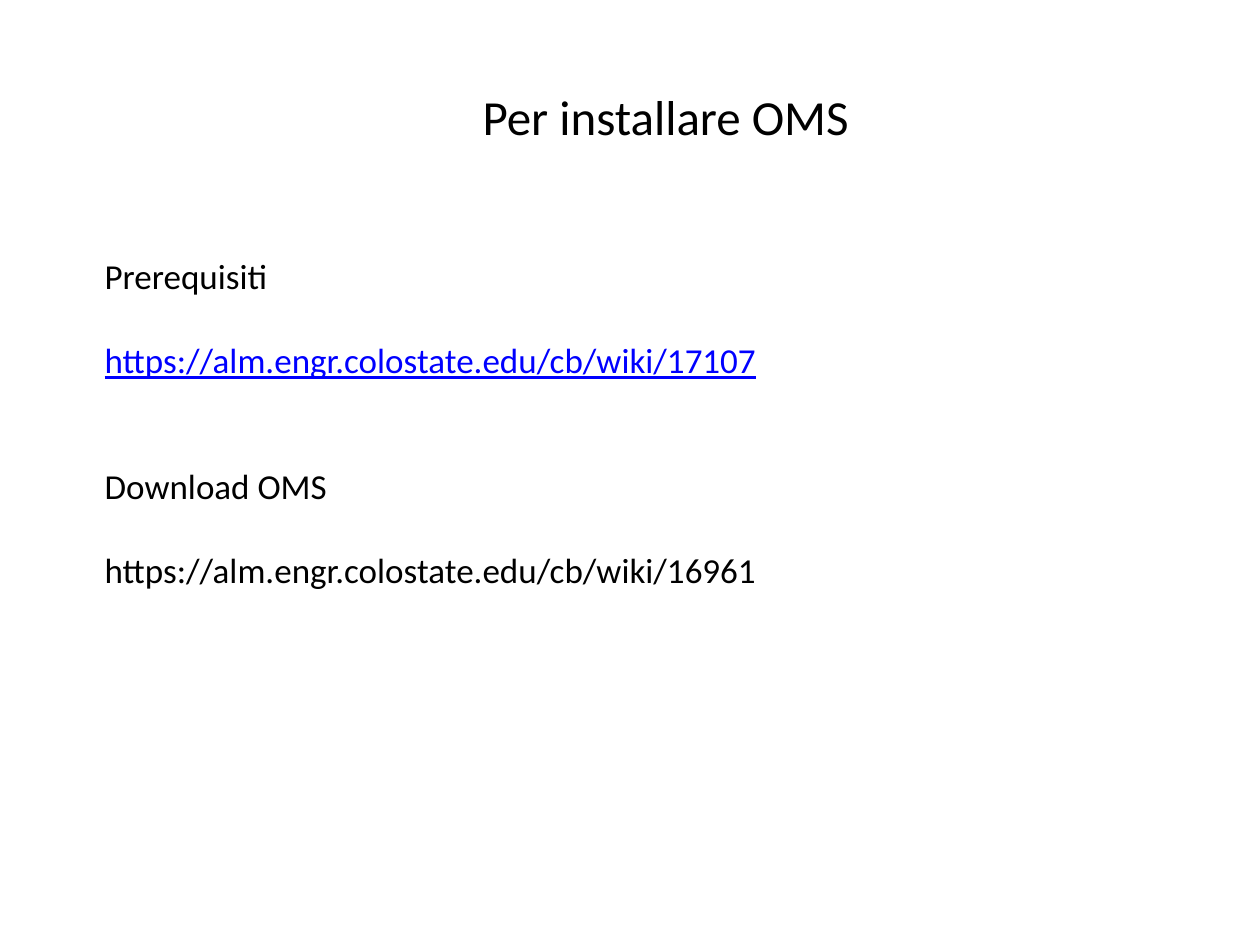
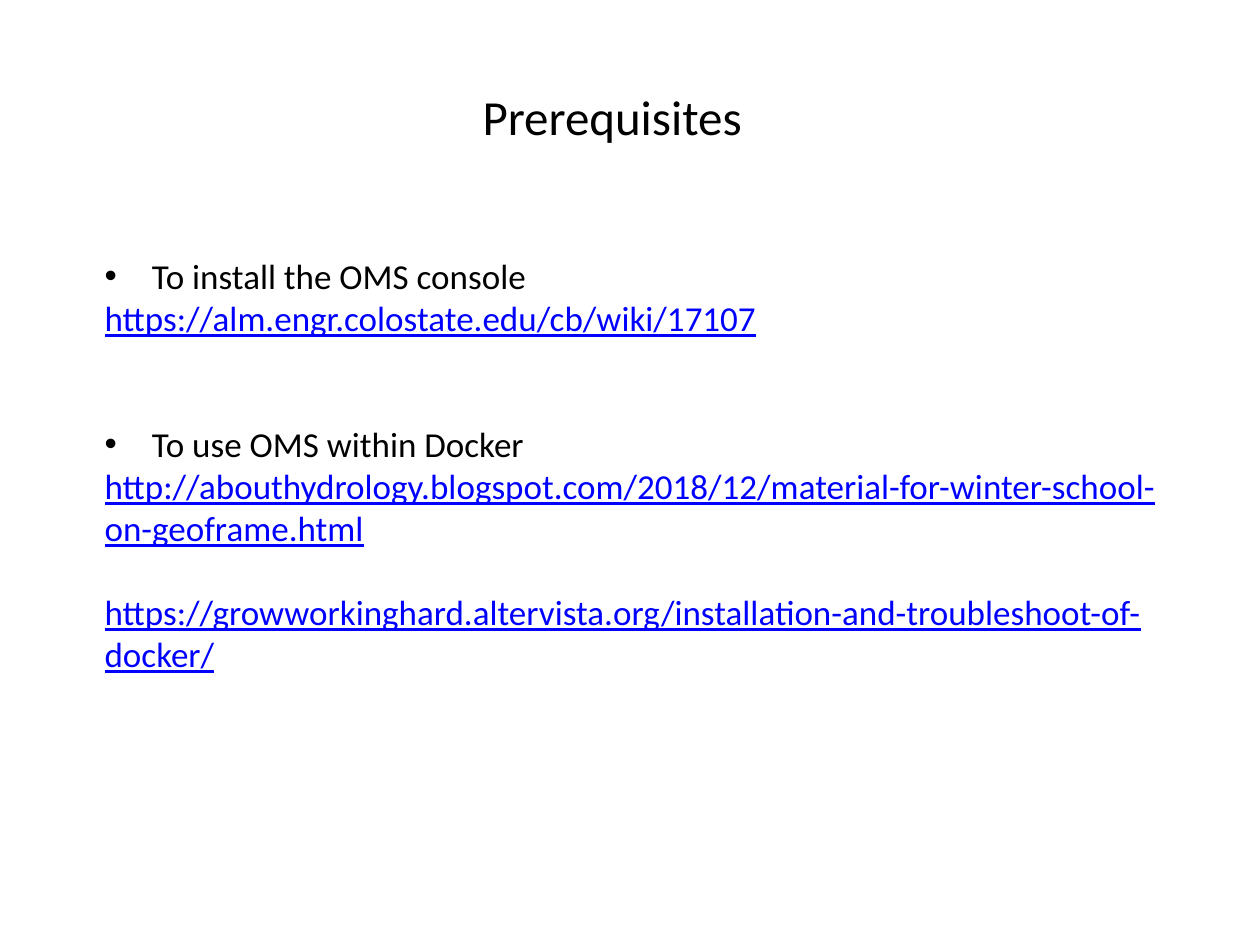
Before and after one commit to GEOframeOMSProjects/OMS_Project_Richards1D, a slide deck: slide 2 of Materials/Richards_OMS.pptx (slide 1 before the commit). Drawn at 1260x945 pixels with LibreOffice and Linux fonts; fonts in the diff are those of the drawing. Boxes give left, top, right and bottom in pixels: in the first picture for what was removed or moved away, otherwise in the second. Text is boxed around its words. In the diff, an @@ line names an element or a change of style, - is before the commit and + after.

```diff
--- a/Materials/Richards_OMS.pptx
+++ b/Materials/Richards_OMS.pptx
@@ text at [483, 101, 742, 143]: text changed @@
-Per installare OMS
+Prerequisites
@@ text at [152, 264, 526, 290]: text changed @@
-Prerequisiti
+• To install the OMS console
@@ text at [105, 432, 1155, 673]: text changed; text colour #000000 to #0000FF @@
-Download OMS
-https://alm.engr.colostate.edu/cb/wiki/16961
+• To use OMS within Docker
+http://abouthydrology.blogspot.com/2018/12/material-for-winter-school-on-geoframe.html
+https://growworkinghard.altervista.org/installation-and-troubleshoot-of-docker/
```
Also in this commit, not shown: 14 other slides changed, 6 slides added, 1 slide removed, 13 other files.
